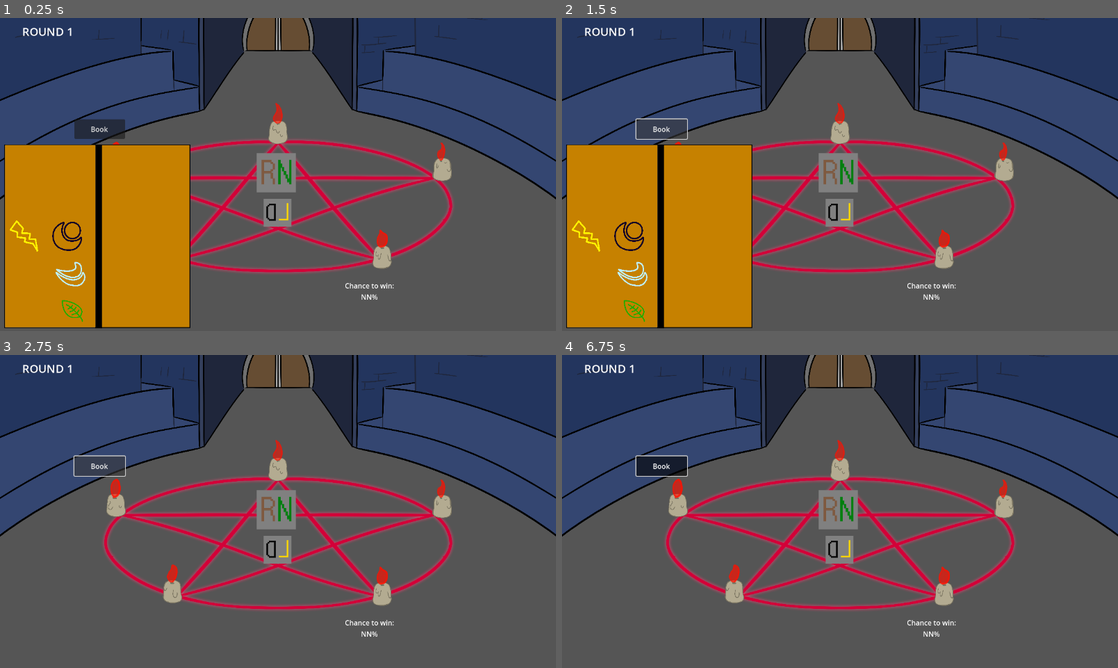
Above: before the commit, frames 1-4 (two rows, left to right).
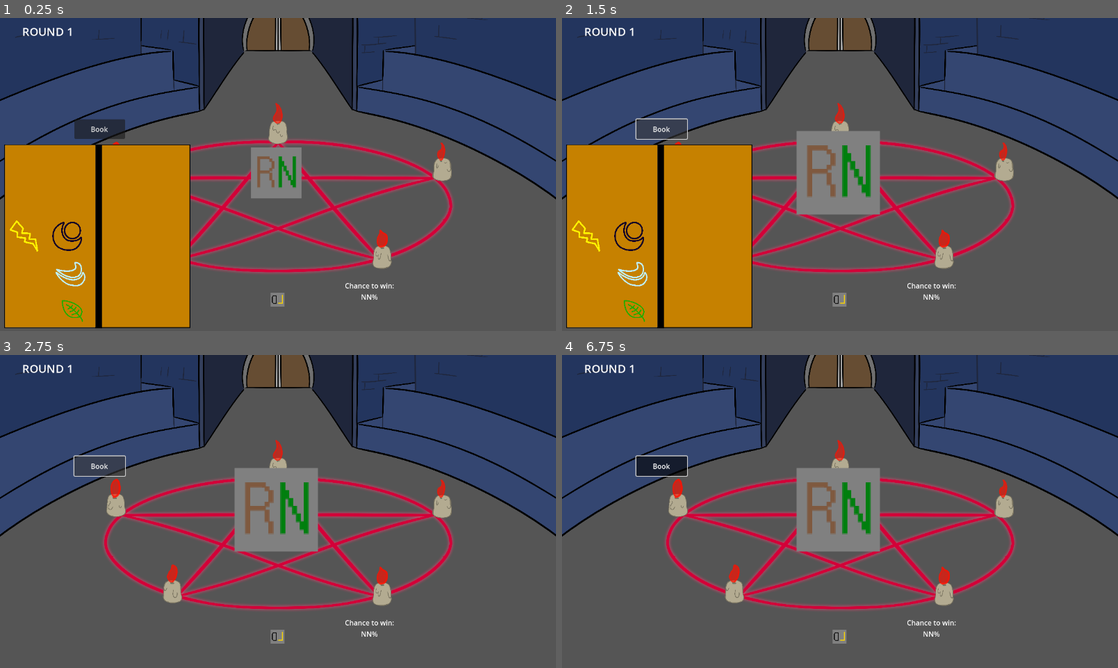
Above: after the commit, the same moments.

Repository: DigiDuncan/DPNJam1
Game: Godot game, scene res://main.tscn
Same seed, same stepped clock (60 frames per second), same inputs: the game is played once before the commit and once after it.
Inputs (mouse positions are in pixels of both pictures, inside the frame that each line leads up to):
- Up to frame 1 (0.25 s): no input
- Up to frame 2 (1.5 s): click "Book" at 0.5 s; click "Book" at 1.25 s
- Up to frame 3 (2.75 s): click "Book" at 2 s
- Up to frame 4 (6.75 s): tap Enter at 2.75, 4.25, 5.75 s; move the mouse to (962, 495) at 2.77 s; click (962, 495) at 2.92 s; tap Space at 3.5, 5, 6.5 s; move the mouse to (728, 527) at 3.52 s; click (728, 527) at 3.67 s; move the mouse to (895, 442) at 4.27 s; click (895, 442) at 4.42 s; move the mouse to (812, 574) at 5.02 s; click (812, 574) at 5.17 s; move the mouse to (1006, 558) at 5.77 s; click (1006, 558) at 5.92 s; move the mouse to (673, 464) at 6.52 s; click (673, 464) at 6.67 s

The runs differ from the first frame. In frame 1, 1.5% of the frame differs, in the area x 45-55%, y 41-93%; in frame 2, 3.6%, in the area x 42-58%, y 36-93%; in frame 3, 3.6%; in frame 4, 3.6%.

Commit message:
implement new animations

Diff:
--- a/main.tscn
+++ b/main.tscn
@@ -98,22 +98,6 @@
 "values": [Vector2(-0.421987, 0.441674), Vector2(-5, 5)]
 }
 
-[sub_resource type="Animation" id="Animation_dcngd"]
-resource_name = "Enemy Grow"
-length = 2.0
-tracks/0/type = "value"
-tracks/0/imported = false
-tracks/0/enabled = true
-tracks/0/path = NodePath("Monsters/EnemyMonster:scale")
-tracks/0/interp = 1
-tracks/0/loop_wrap = true
-tracks/0/keys = {
-"times": PackedFloat32Array(0, 2),
-"transitions": PackedFloat32Array(0.148651, 5.27803),
-"update": 0,
-"values": [Vector2(0.3, 0.3), Vector2(3, 3)]
-}
-
 [sub_resource type="Animation" id="Animation_s7jxp"]
 resource_name = "EnemyCharge"
 length = 3.0
@@ -142,12 +126,28 @@
 "values": [Vector2(3, 3), Vector2(3, 3), Vector2(0.3, 0.3)]
 }
 
+[sub_resource type="Animation" id="Animation_dcngd"]
+resource_name = "EnemyGrow"
+length = 2.0
+tracks/0/type = "value"
+tracks/0/imported = false
+tracks/0/enabled = true
+tracks/0/path = NodePath("Monsters/EnemyMonster:scale")
+tracks/0/interp = 1
+tracks/0/loop_wrap = true
+tracks/0/keys = {
+"times": PackedFloat32Array(0, 2),
+"transitions": PackedFloat32Array(0.148651, 5.27803),
+"update": 0,
+"values": [Vector2(0.3, 0.3), Vector2(3, 3)]
+}
+
 [sub_resource type="AnimationLibrary" id="AnimationLibrary_x18r6"]
 _data = {
 "AllyCharge": SubResource("Animation_r7o1m"),
 "AllyGrow": SubResource("Animation_en8te"),
-"Enemy Grow": SubResource("Animation_dcngd"),
-"EnemyCharge": SubResource("Animation_s7jxp")
+"EnemyCharge": SubResource("Animation_s7jxp"),
+"EnemyGrow": SubResource("Animation_dcngd")
 }
 
 [node name="Everything" type="Node2D"]
@@ -493,27 +493,26 @@
 [node name="EnemyMonster" type="Sprite2D" parent="Monsters"]
 texture_filter = 1
 position = Vector2(636, 356.176)
-scale = Vector2(1.41432, 1.41432)
+scale = Vector2(0.3, 0.3)
 texture = ExtResource("13_ot1gd")
 hframes = 10
 vframes = 10
-frame = 62
+frame = 36
 script = ExtResource("14_x2cdo")
-primary_type = 6
-secondary_type = 2
+primary_type = 3
+secondary_type = 6
 
 [node name="AllyMonster" type="Sprite2D" parent="Monsters"]
 texture_filter = 1
 material = SubResource("ShaderMaterial_y4ps2")
-position = Vector2(639, 448)
-scale = Vector2(-1, 1)
+position = Vector2(639, 648)
+scale = Vector2(-0.5, 0.5)
 texture = ExtResource("13_ot1gd")
 hframes = 10
 vframes = 10
-frame = 24
+frame = 60
 script = ExtResource("14_x2cdo")
-primary_type = 2
-secondary_type = 4
+primary_type = 6
 
 [node name="AnimationPlayer" type="AnimationPlayer" parent="."]
 libraries = {
--- a/scripts/GameManager.gd
+++ b/scripts/GameManager.gd
@@ -57,6 +57,7 @@
 func _on_ally_monster_do_battle():
 	rounds += 1
 
+	$"../AnimationPlayer".play("EnemyCharge")
 	$"../AnimationPlayer".play("AllyCharge")
 
 	$"../RoundLabel".text = "ROUND %s" % rounds
--- a/scripts/Monster.gd
+++ b/scripts/Monster.gd
@@ -30,6 +30,7 @@
 func random_enemy():
 	primary_type = MonsterType.values()[randi() % MonsterType.size()]
 	secondary_type = MonsterType.values()[randi() % MonsterType.size()]
+	$"../../AnimationPlayer".play("EnemyGrow")
 
 func compare_elements(defender: MonsterType, attacker: MonsterType):
 	var result = WIN_TABLE.table[defender][attacker]
